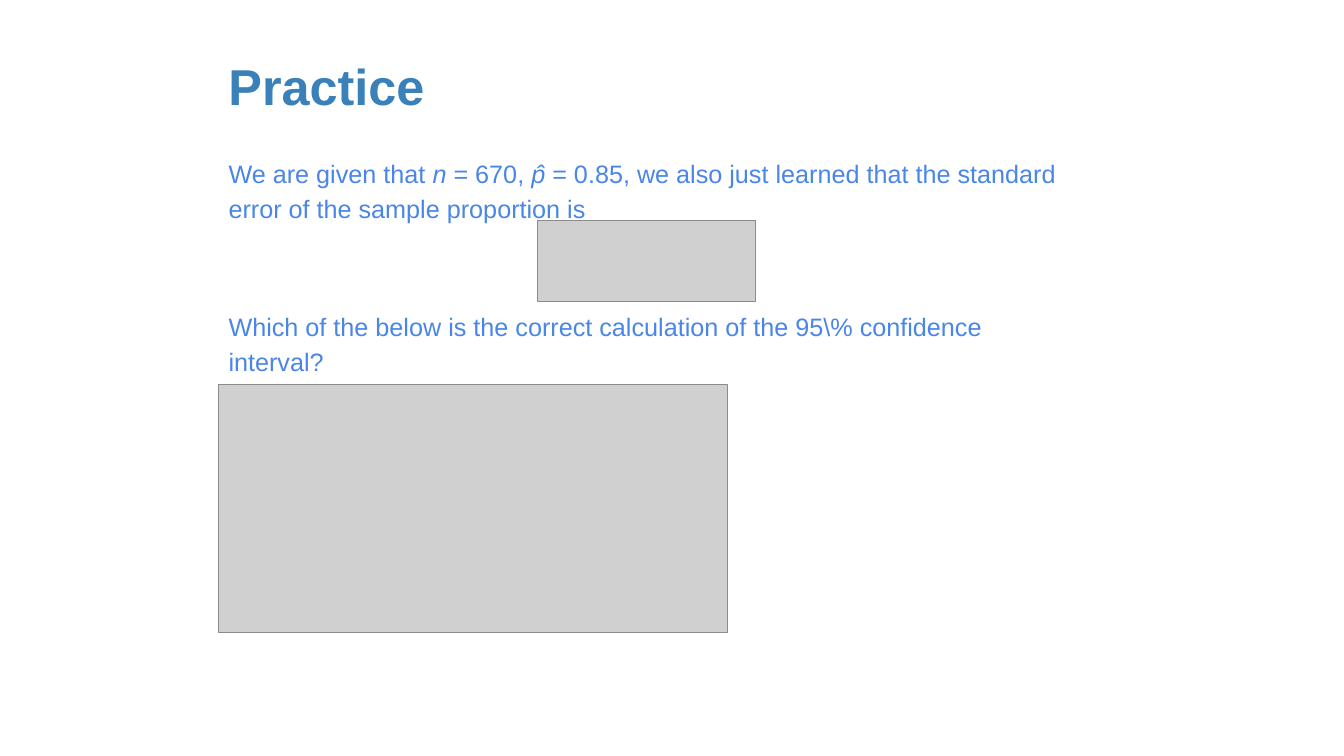
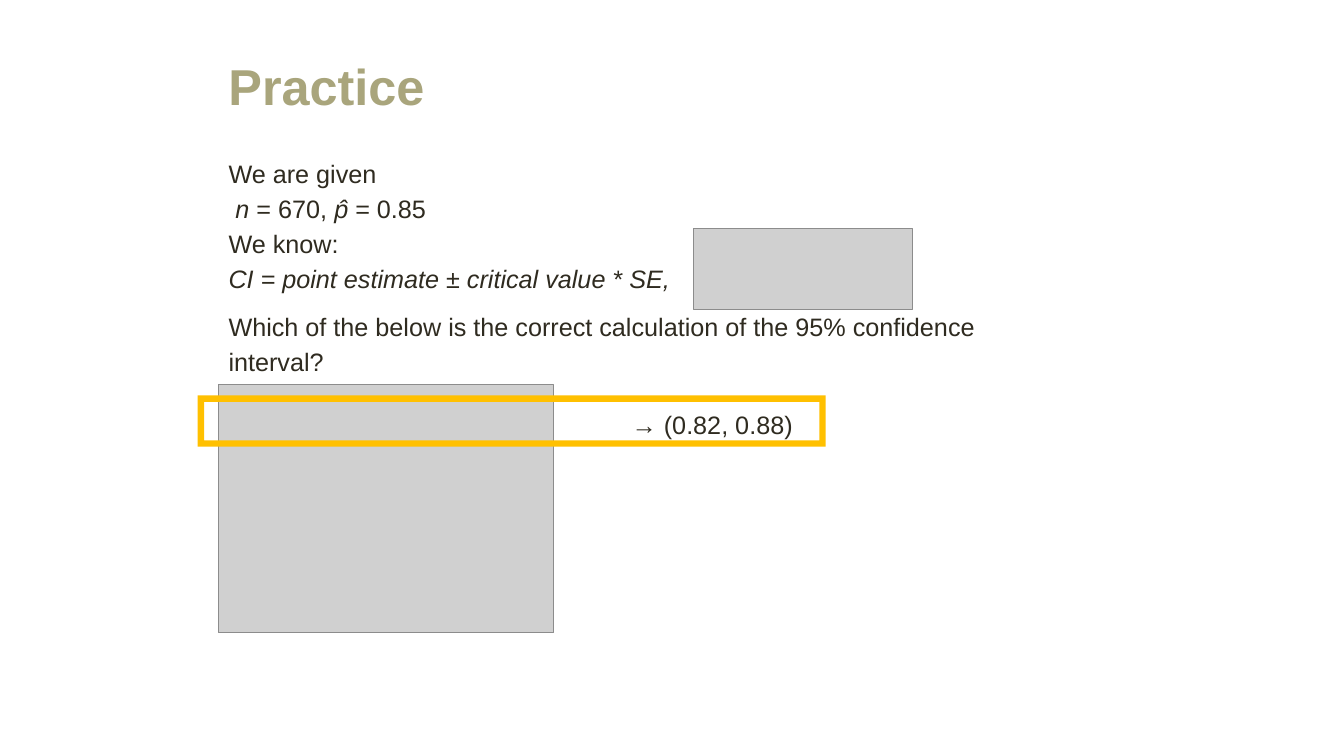
Before and after one commit to amosca01/MATH108-F23, a slide deck: slide 21 of slides/15-single-proportion.pptx. Drawn at 1344x756 pixels with LibreOffice and Linux fonts; fonts in the diff are those of the drawing; grey boxes stand for pictures. Boxes give left, top, right and bottom in pixels: in the first picture for what was removed or moved away, otherwise in the second. Text is boxed around its words. In the diff, an @@ line names an element or a change of style, - is before the commit and + after.

```diff
--- a/slides/15-single-proportion.pptx
+++ b/slides/15-single-proportion.pptx
@@ title "Practice" at (x1=228, y1=68, x2=424, y2=106): text colour #3A81BA to #A9A57C @@
@@ text at (x1=229, y1=164, x2=975, y2=440): text changed; text colour #4A86E8 to #2F2B20 @@
-We are given that n = 670, p̂ = 0.85, we also just learned that the standard error of the sample proportion is
-Which of the below is the correct calculation of the 95\% confidence interval?
+We are given
+n = 670, p̂ = 0.85
+We know:
+CI = point estimate ± critical value * SE,
+Which of the below is the correct calculation of the 95% confidence interval?
+→ (0.82, 0.88)
@@ picture moved from (x1=537, y1=221, x2=756, y2=302) to (x1=694, y1=228, x2=912, y2=310) @@
@@ picture resized from (x1=219, y1=385, x2=728, y2=633) to (x1=219, y1=385, x2=555, y2=633) @@
@@ frame added at (x1=198, y1=395, x2=826, y2=447), fill #FFC000 @@
```
Also in this commit, not shown: 38 other slides changed, 20 slides added, 2 slides removed, 6 other files.
